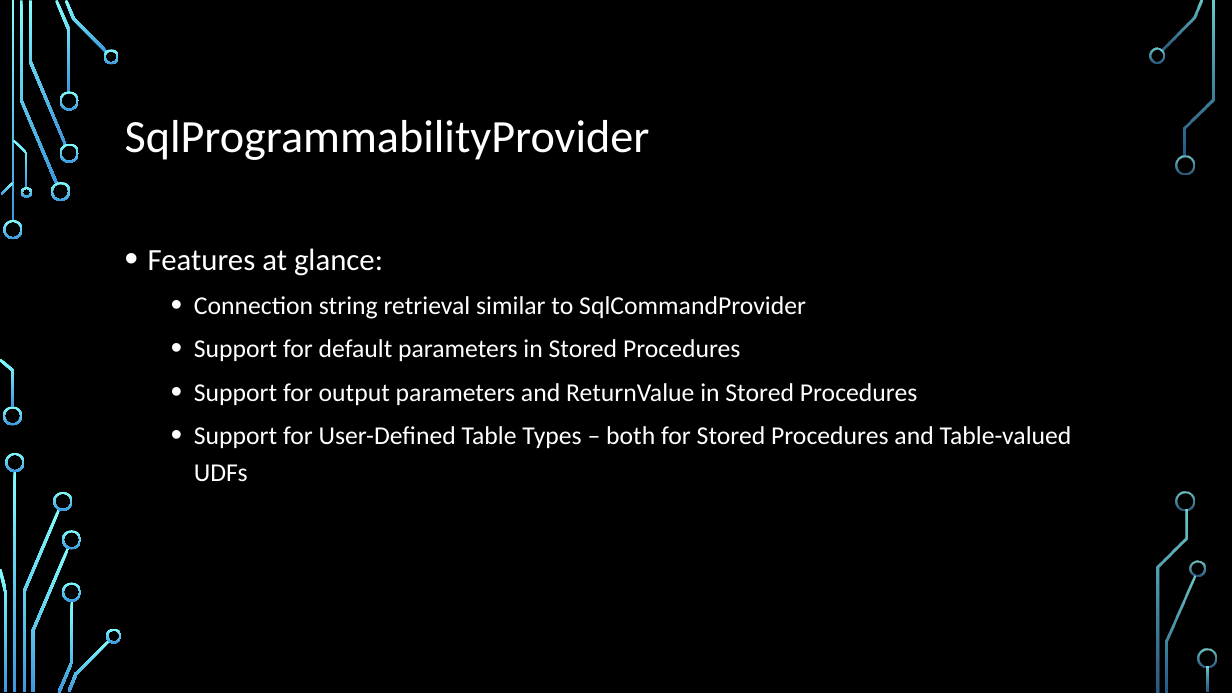
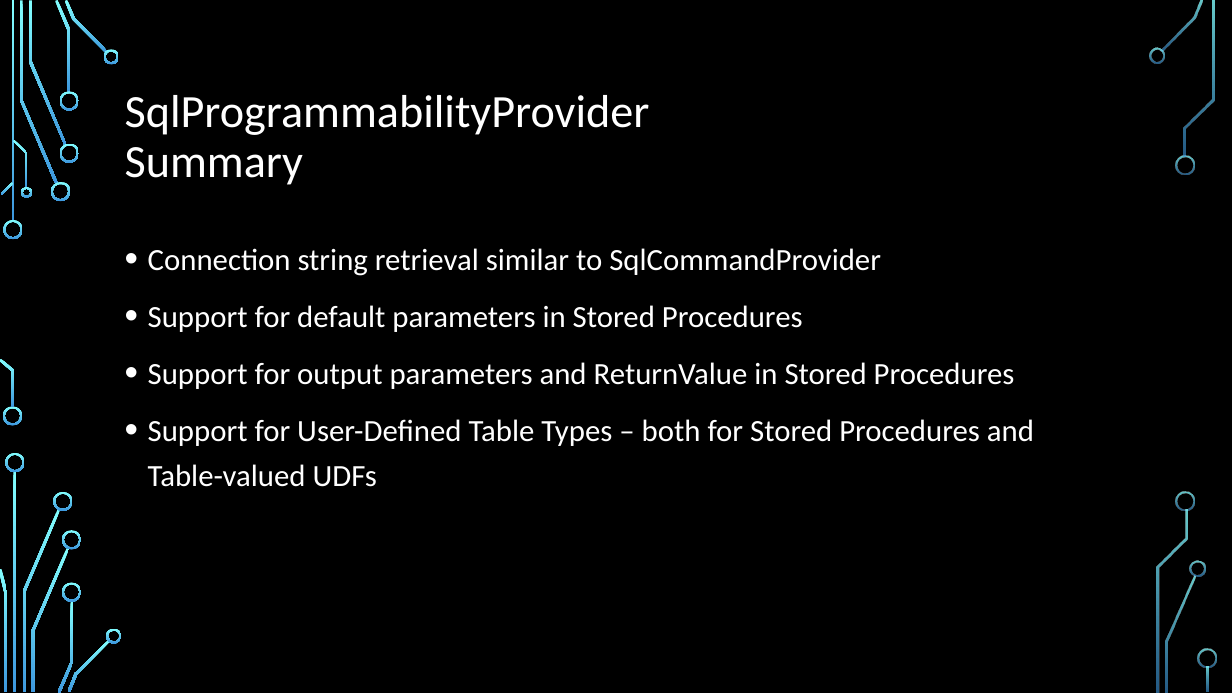
Before and after one commit to fsprojects/FSharp.Data.SqlClient, a slide deck: slide 11 of presentations/NYC F# UG. 2014-08-26.pptx (slide 10 before the commit). Drawn at 1232x693 pixels with LibreOffice and Linux fonts; fonts in the diff are those of the drawing; background and template pictures are left out. Boxes give left, top, right and bottom in pixels: in the first picture for what was removed or moved away, otherwise in the second. Text is boxed around its words. In the diff, an @@ line names an element or a change of style, - is before the commit and + after.

```diff
--- a/presentations/NYC F# UG. 2014-08-26.pptx
+++ b/presentations/NYC F# UG. 2014-08-26.pptx
@@ title at (x1=125, y1=95, x2=650, y2=185): text changed @@
-SqlProgrammabilityProvider
+SqlProgrammabilityProvider
+Summary
@@ text "Connection string retrieval similar to ..." at (x1=148, y1=248, x2=1034, y2=487): size 20 to 24 pt; list level 2 to 1 in "Connection string retrieval similar to ..."; list level 2 to 1 in "Support for default parameters in ..."; list level 2 to 1 in "Support for output parameters and ..."; list level 2 to 1 in "Support for User-Defined Table Types ..." @@
@@ text at (x1=148, y1=248, x2=383, y2=276): paragraph removed @@
-• Features at glance:
```
Also in this commit, not shown: 1 other slide changed, 2 slides added, 1 slide removed, 4 other files.
